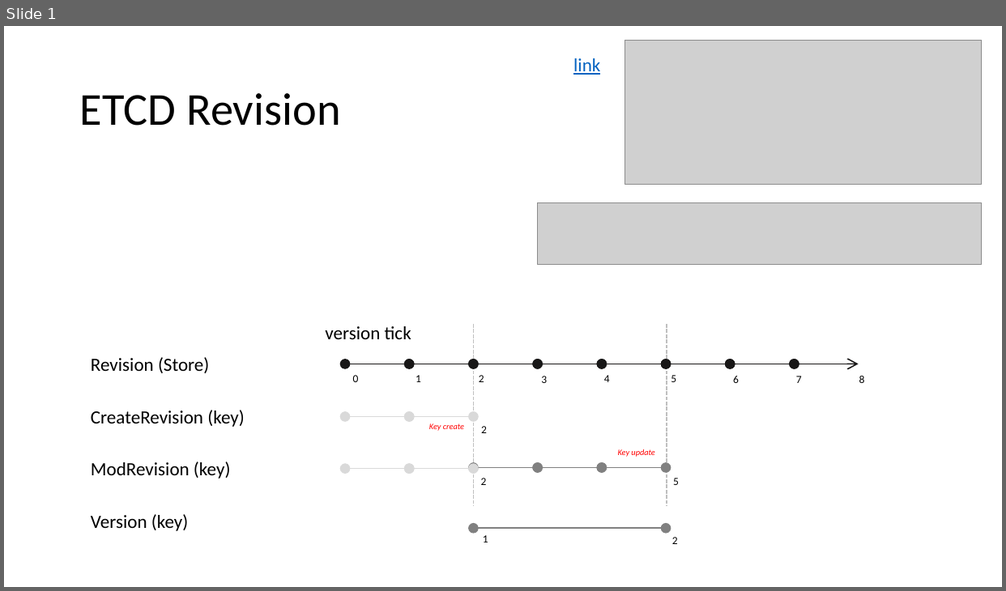
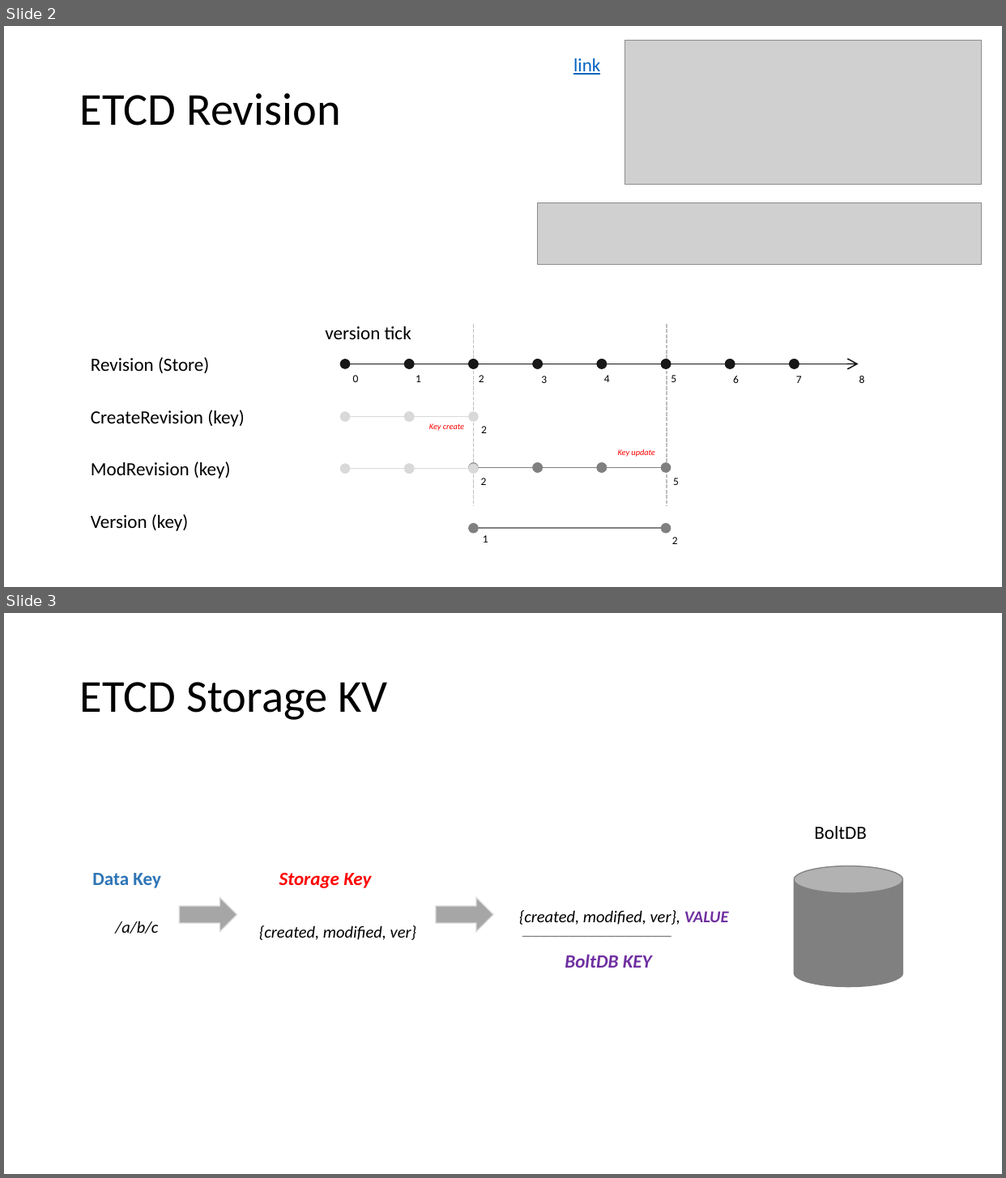
Before and after one commit to h-w-chen/regionless-storage-service, a slide deck: docs/research/etcd_mvcc_versioning.pptx. Shown one above the other, each under a label of ours: slide 1 before the commit, slides 2 and 3 after it. The pictures are 1006x591 and 1006x1178 pixels, drawn with LibreOffice and Linux fonts; fonts in the diff are those of the drawing; grey boxes stand for pictures. Boxes give left, top, right and bottom in pixels: in the first picture for what was removed or moved away, otherwise in the second. Text is boxed around its words. In the diff, an @@ line names an element or a change of style, - is before the commit and + after.

```diff
--- a/docs/research/etcd_mvcc_versioning.pptx
+++ b/docs/research/etcd_mvcc_versioning.pptx
@@ slide 3 added at (4, 613, 1002, 1174), background #FFFFFF @@
@@ title added at (80, 682, 387, 720), 44 pt, text #000000 @@
+ETCD Storage KV
@@ group added at (92, 826, 902, 986): 8 texts, 2 right arrows, 1 cylinder @@
+Data Key
+Storage Key
+/a/b/c
+{created, modified, ver}
+{created, modified, ver}, VALUE
+BoltDB
+________________
+BoltDB KEY
@@ what was slide 1 is now slide 2 @@
```
Also in this commit, not shown: 1 slide changed, 2 other slides added.
